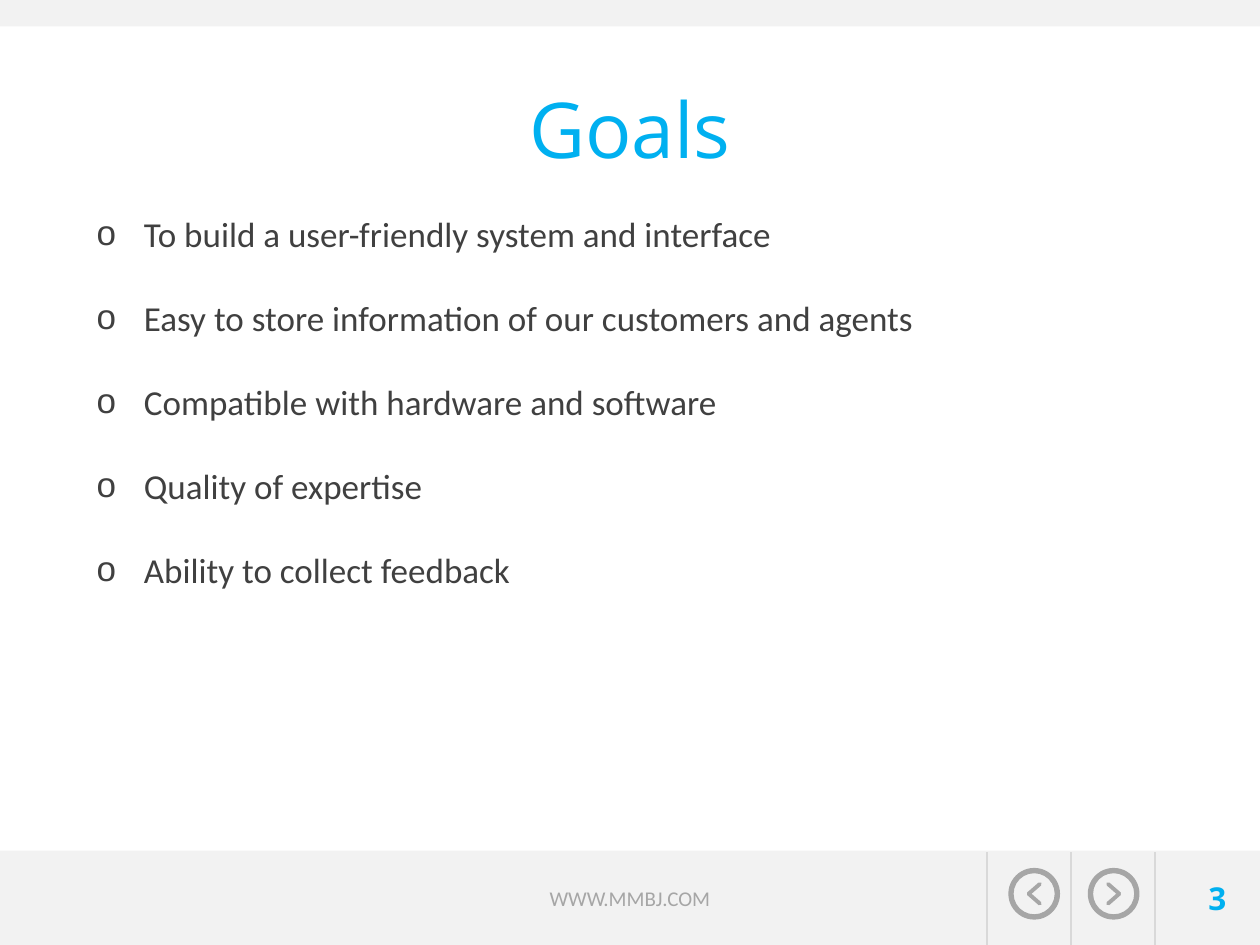
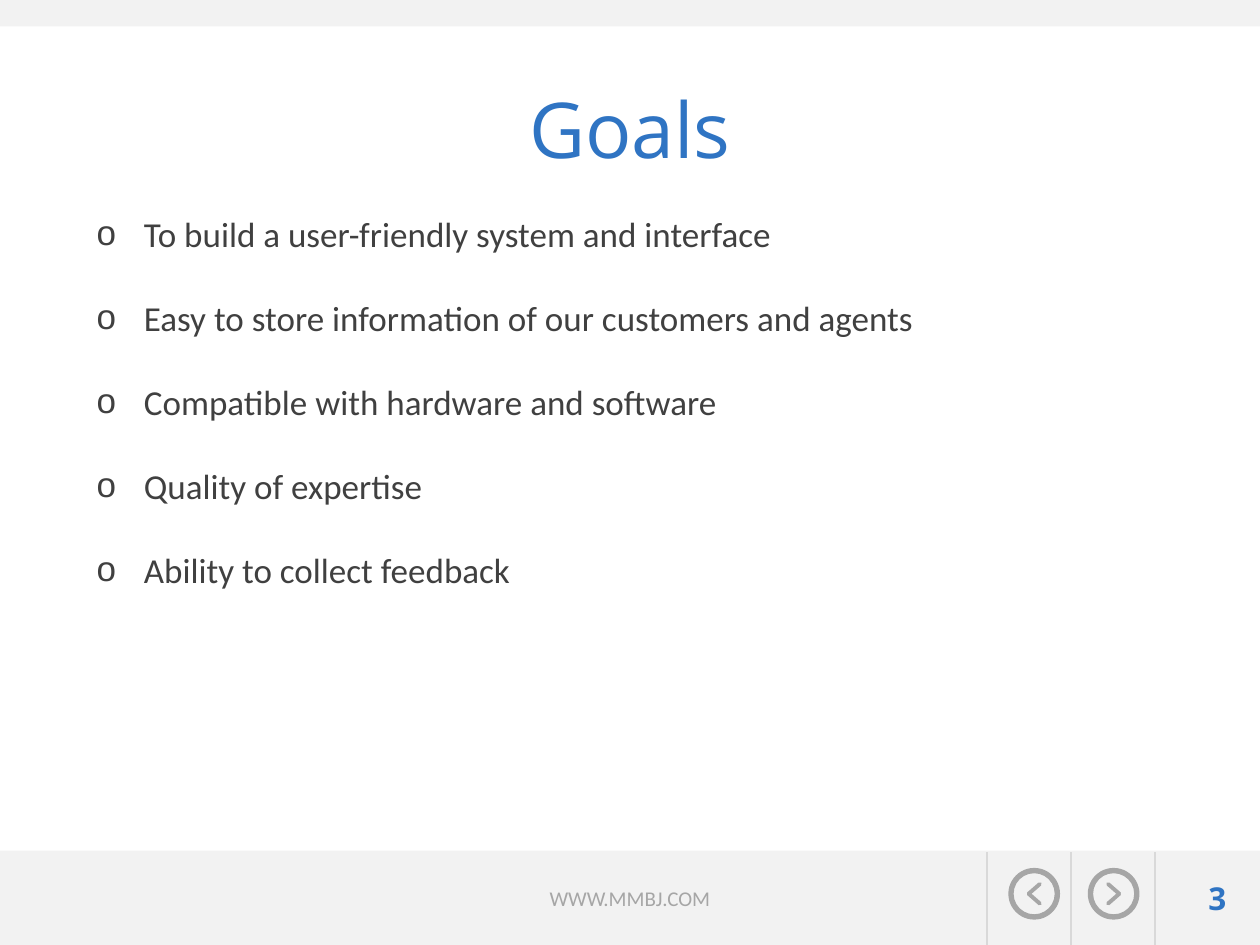
Before and after one commit to jvector-solutions/SAIT-OOSD-Team5, a slide deck: slide 3 of presentation/Travel expert presentation_Group5-John-Megha-Brian-Mahmood.pptx. Drawn at 1260x945 pixels with LibreOffice and Linux fonts; fonts in the diff are those of the drawing; background and template pictures are left out. Boxes give left, top, right and bottom in pixels: in the first picture for what was removed or moved away, otherwise in the second. Text is boxed around its words. In the diff, an @@ line names an element or a change of style, - is before the commit and + after.

```diff
--- a/presentation/Travel expert presentation_Group5-John-Megha-Brian-Mahmood.pptx
+++ b/presentation/Travel expert presentation_Group5-John-Megha-Brian-Mahmood.pptx
@@ title "Goals" at bbox=[529, 99, 730, 159]: text colour #00B0F0 to #2F74C3 @@
@@ page number at bbox=[1208, 887, 1226, 911]: text colour #00B0F0 to #2F74C3 @@
```
Also in this commit, not shown: 9 other slides changed, 1 slide removed.
